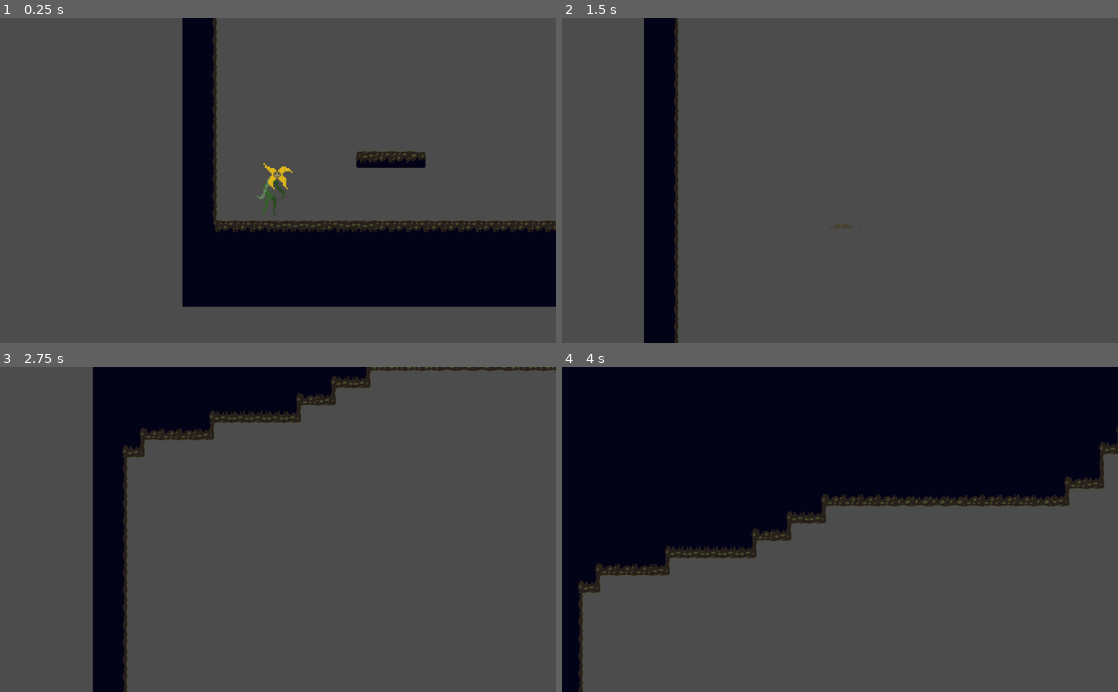
Above: before the commit, frames 1-4 (two rows, left to right).
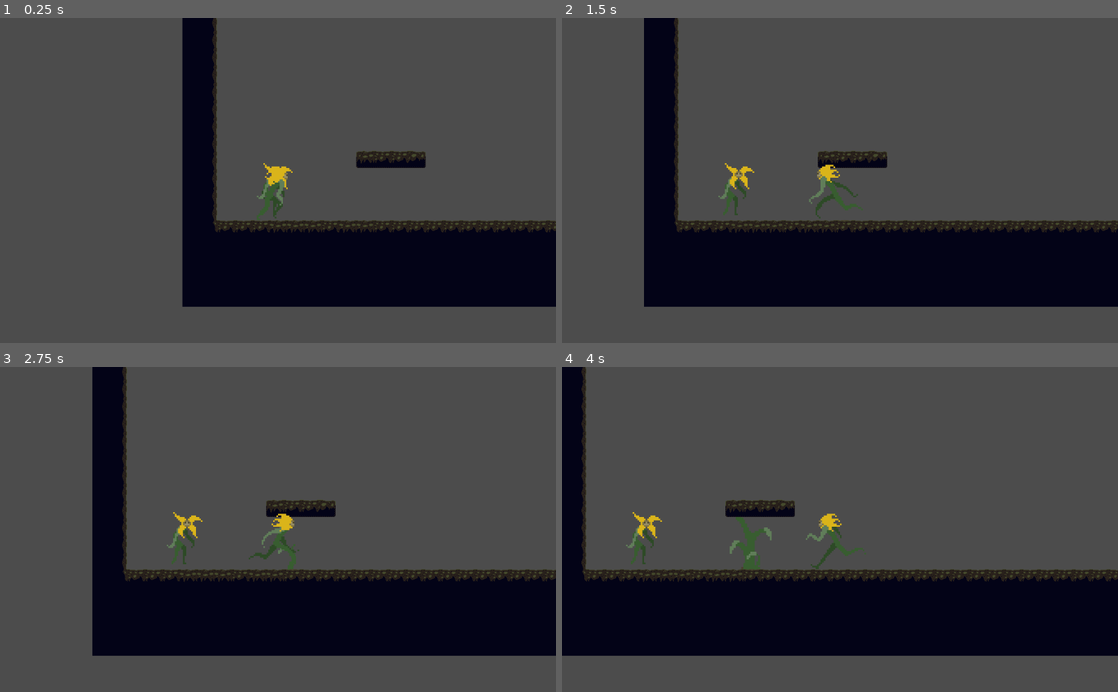
Above: after the commit, the same moments.

Repository: SpencerClark5/Bloom
Game: Godot game, scene res://Scenes/Game.tscn
The game is run twice, just before and just after one commit, with the same random seed, the same clock (stepped at 60 frames per second) and the same inputs.
Inputs:
- Up to frame 1 (0.25 s): no input
- Up to frame 2 (1.5 s): tap Enter at 0.5 s; hold D (Right) 0.53-1.28 s; tap Space (Jump) at 0.6, 0.77, 1.07 s; hold A (Left) from 1.28 s (still down); tap P (Plant) at 1.35 s
- Up to frame 3 (2.75 s): tap Space (Jump) at 1.52, 1.55, 1.82, 2.1 s; release A (Left) at 2.03 s; hold D (Right) from 2.03 s (still down)
- Up to frame 4 (4 s): tap P (Plant) at 2.85 s; tap Space (Jump) at 3.02, 3.05, 3.32, 3.6, 3.77 s; release D (Right) at 3.53 s; hold A (Left) from 3.53 s (still down)

The runs differ from the first frame. In frame 1, 0.2% of the frame differs, in the area x 46-52%, y 45-63%; in frame 2, 23%; in frame 3, 31%; in frame 4, 73%, in the area x 0-100%, y 0-100%.

Commit message:
Test for jump

Diff:
--- a/BloomGame/Scenes/Flora.tscn
+++ b/BloomGame/Scenes/Flora.tscn
@@ -168,7 +168,7 @@
 resource_name = "NewJump"
 length = 4.5
 tracks/0/type = "value"
-tracks/0/path = NodePath("../NewJumpingSprite:frame")
+tracks/0/path = NodePath("NewJumpingSprite:frame")
 tracks/0/interp = 1
 tracks/0/loop_wrap = true
 tracks/0/imported = false
@@ -472,7 +472,7 @@
 anims/TorsoRunAnim = SubResource( 4 )
 anims/Walking = SubResource( 2 )
 
-[node name="NewJumpingSprite" type="AnimatedSprite" parent="."]
+[node name="NewJumpingSprite" type="AnimatedSprite" parent="FloraBody"]
 visible = false
 position = Vector2( 96, -96 )
 scale = Vector2( 3, 3 )
--- a/BloomGame/Scenes/Movement.gd
+++ b/BloomGame/Scenes/Movement.gd
@@ -50,7 +50,23 @@
 		_animated_sprite_RightLeg.play("RightLegRun")
 		_animated_sprite_RightLeg.flip_h = true
 		velocity.x -= SPEED
+	# Jump
+	elif Input.is_action_just_pressed("Jump"):
+		_animated_sprite_Body.visible = false
+		_animated_sprite_LeftArm.visible = false
+		_animated_sprite_LeftLeg.visible = false
+		_animated_sprite_RightArm.visible = false
+		_animated_sprite_RightLeg.visible = false
+		_animated_sprite_Jump.visible = true
+		_animated_sprite_Jump.play("NewJump")
+		velocity.y = JUMP
 	else:
+		_animated_sprite_Body.visible = true
+		_animated_sprite_LeftArm.visible = true
+		_animated_sprite_LeftLeg.visible = true
+		_animated_sprite_RightArm.visible = true
+		_animated_sprite_RightLeg.visible = true
+		_animated_sprite_Jump.visible = false
 		_animated_sprite_Body.stop()
 		_animated_sprite_LeftArm.stop()
 		_animated_sprite_LeftLeg.stop()
@@ -60,11 +76,6 @@
 	# Gravity
 	velocity.y = velocity.y + GRAVITY
 
-	# Jump
-	if Input.is_action_just_pressed("Jump"):
-	#	_animated_sprite_Jump.play("NewJump")
-		velocity.y = JUMP
-
 
 	velocity = move_and_slide(velocity)
 
